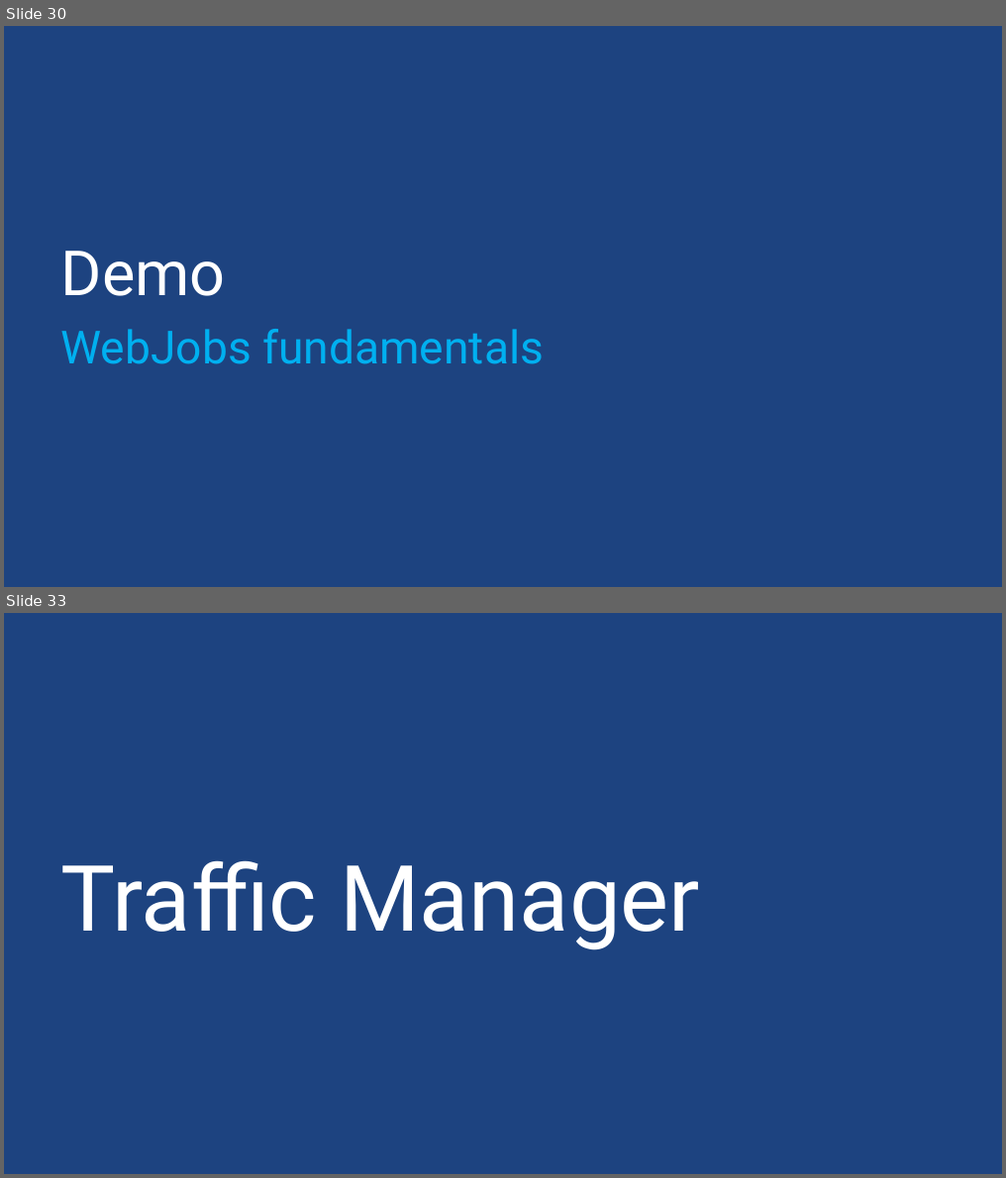
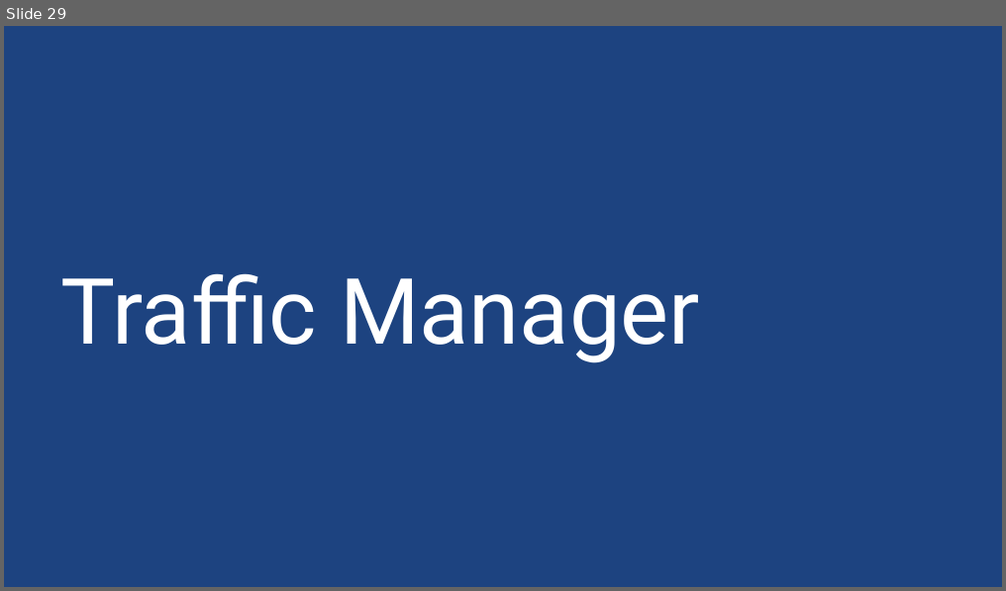
Before and after one commit to sack212/BasicAzureCamp, a slide deck: Presentation/Web/Web.pptx. Shown one above the other, each under a label of ours: slides 30 and 33 before the commit, slide 29 after it; the slides between them are not shown. The pictures are 1006x1178 and 1006x591 pixels, drawn with LibreOffice and Linux fonts; fonts in the diff are those of the drawing; background and template pictures are left out. Boxes give left, top, right and bottom in pixels: in the first picture for what was removed or moved away, otherwise in the second. Text is boxed around its words. In the diff, an @@ line names an element or a change of style, - is before the commit and + after.

Commit message:
Corrections to Web App demo scripts and slides. This fixes #6, fixes #8

```diff
--- a/Presentation/Web/Web.pptx
+++ b/Presentation/Web/Web.pptx
@@ slide 30 removed at box(4, 26, 1002, 587), background picture (left out) @@
@@ title removed at box(61, 251, 226, 296) @@
-Demo
@@ subtitle removed at box(61, 329, 544, 365) @@
-WebJobs fundamentals
@@ what was slide 33 is now slide 29 @@
```
Also in this commit, not shown: 3 slides changed, 4 other slides removed, 1 other file.
